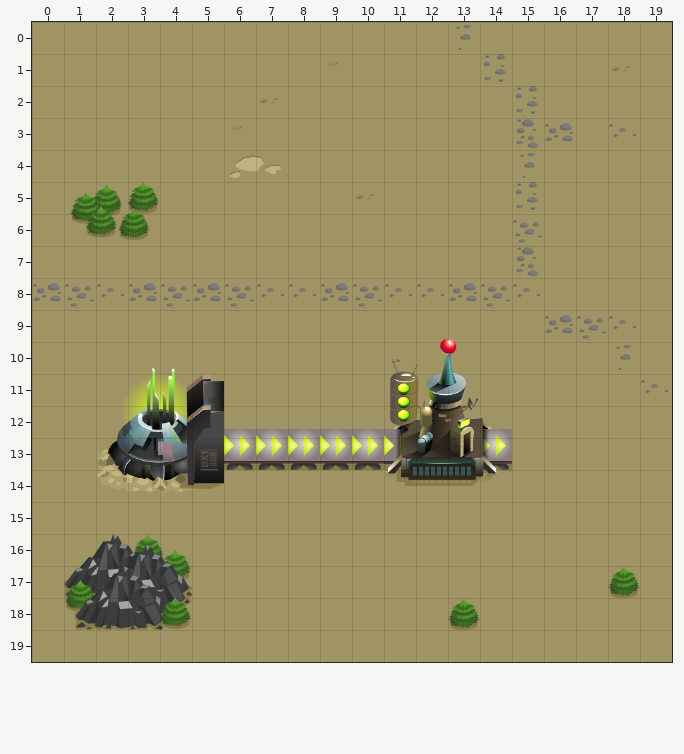
Level history. Tiled map: GGJ2012/Maps/MapTest.tmx. This is how it looked before the edit.
Cells are 48x48 px. Shown: x 0..19, y 0..19.
After the commit:
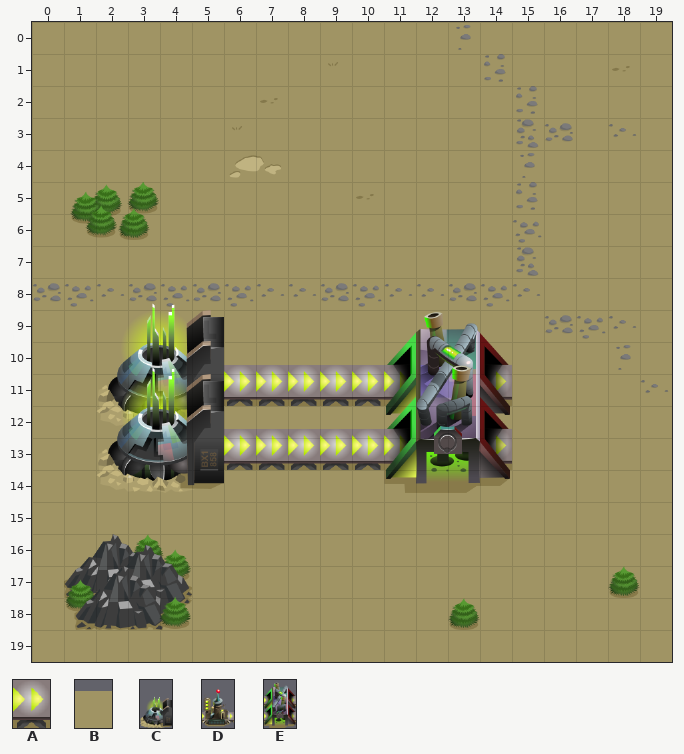
Key: from "BG": A 6, B 35; from "Buildings": C 0, D 1, E 3.
_ is an empty cell.
Edits made:
Layer "BG":
y 11: x 6..10 BBBBB -> AAAAA
Layer "FG":
y 12: x 2 _ -> C
y 14: x 11 D -> E
Where, in picture pixels (left, top, right, bottom), the same in both pictures:
changed: (97, 303, 512, 493)
